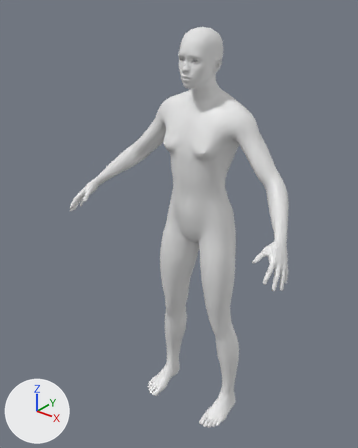
A saved change to the glTF model game/assets/humans/half_giant_female_adolescent.glb.
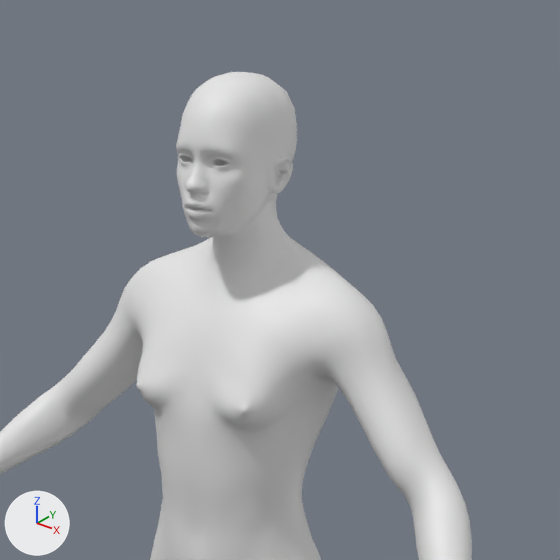
Each version is shown whole from a 50 mm lens placed at (1.398, -1.964, 2.326), pointed at (-0.063, -0.137, 1.193), then close up on the part from 31% to 90% of the width and 0% to 47% of the height. The axes (+X, +Y, +Z) are drawn at lower left. The lights are the same throughout. The last two pictures show the newer version. Materials are left out; every surface is plain grey. Vertices at exactly the same position are counted once.

Names of what the first close-up shows: 'Body'.
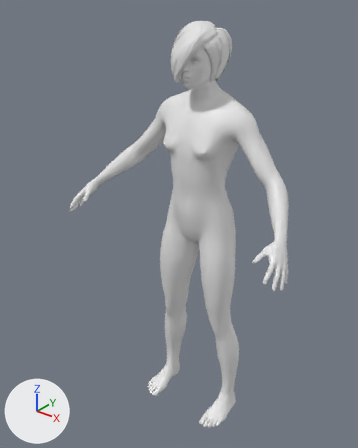
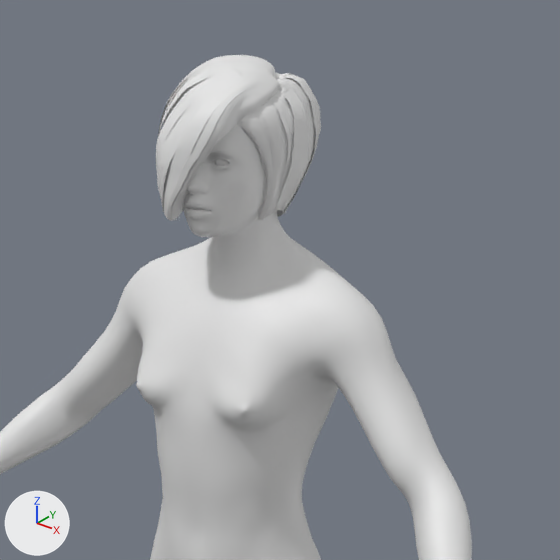
Pixel boxes (x1, y1, x2, y2) of what changed, in the close-ups (560 x 560 px):
'Body', reshaped: before (0, 72, 472, 560); after (0, 55, 472, 560)
part 1 of me_mesh_0, added: after (156, 55, 321, 221)

Patch to the scene script:
```diff
--- a/game/assets/humans/half_giant_female_adolescent.glb.py
+++ b/game/assets/humans/half_giant_female_adolescent.glb.py
@@ me_mesh_0 @@
 # used by ob_body; location = (0.0, 0.0, 0.0)
-me_mesh_0.from_pydata(...)  # 13380 vertices, 26756 faces; spans x -0.65..0.65, y -0.41..0.11, z 0.0..2.15
+me_mesh_0.from_pydata(...)  # 18829 vertices, 35669 faces; spans x -0.65..0.65, y -0.41..0.11, z 0.0..2.18
+# me_mesh_0 part 1: 5449 vertices added at x -0.14..0.12, y -0.2..0.1, z 1.89..2.18
```
